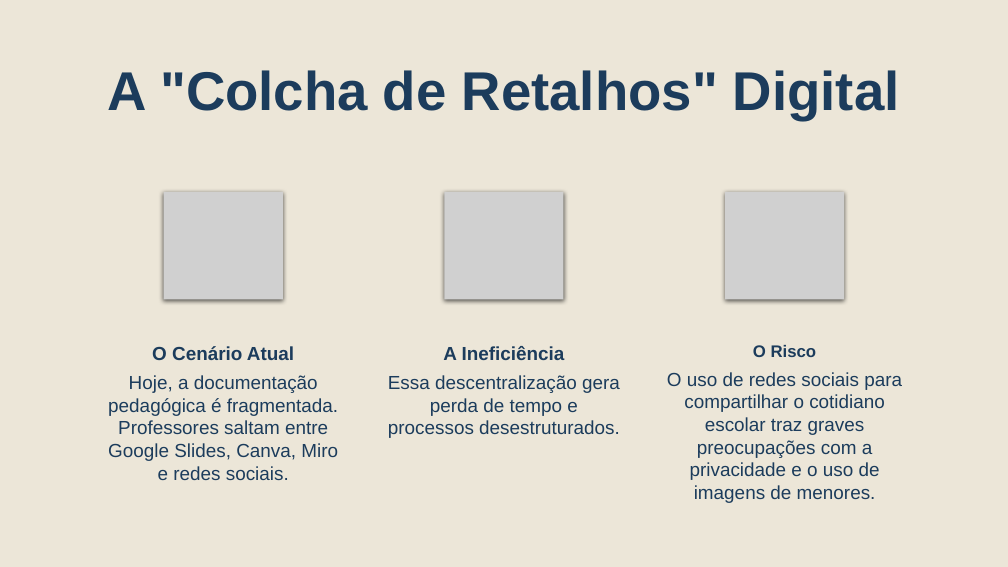
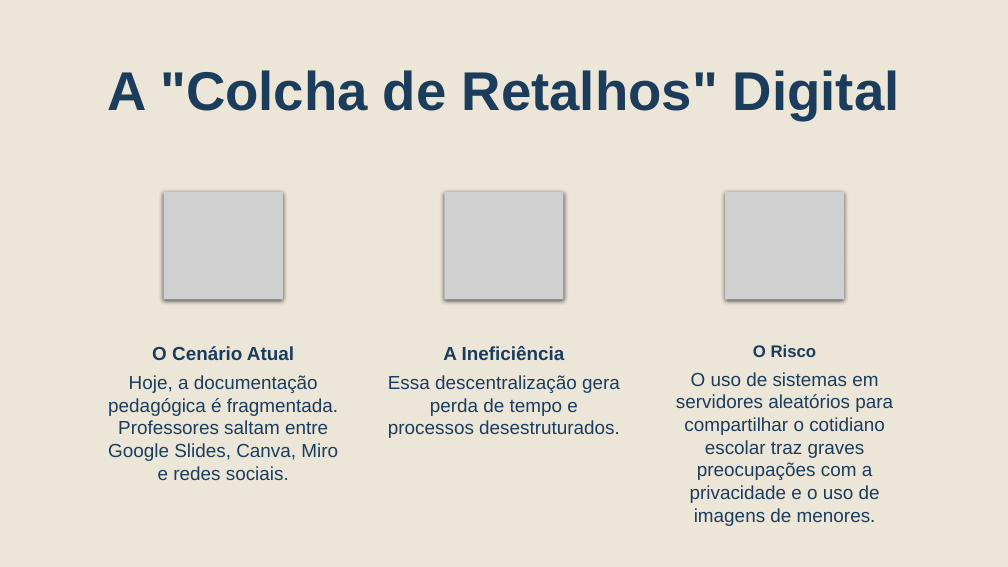
Before and after one commit to sandrorobertojunior/-ENTREGA-FINAL-BRISA, a slide deck: slide 2 of documentos/Apresentação Final do Projeto.pptx. Drawn at 1008x567 pixels with LibreOffice and Linux fonts; fonts in the diff are those of the drawing; grey boxes stand for pictures. Boxes give left, top, right and bottom in pixels: in the first picture for what was removed or moved away, otherwise in the second. Text is boxed around its words. In the diff, an @@ line names an element or a change of style, - is before the commit and + after.

```diff
--- a/documentos/Apresentação Final do Projeto.pptx
+++ b/documentos/Apresentação Final do Projeto.pptx
@@ text at (x1=676, y1=372, x2=893, y2=526): text changed @@
-O uso de redes sociais para compartilhar o cotidiano escolar traz graves preocupações com a privacidade e o uso de imagens de menores.
+O uso de sistemas em servidores aleatórios para compartilhar o cotidiano escolar traz graves preocupações com a privacidade e o uso de imagens de menores.
```
Also in this commit, not shown: 3 other slides changed, 1 slide added, 1 slide removed.
